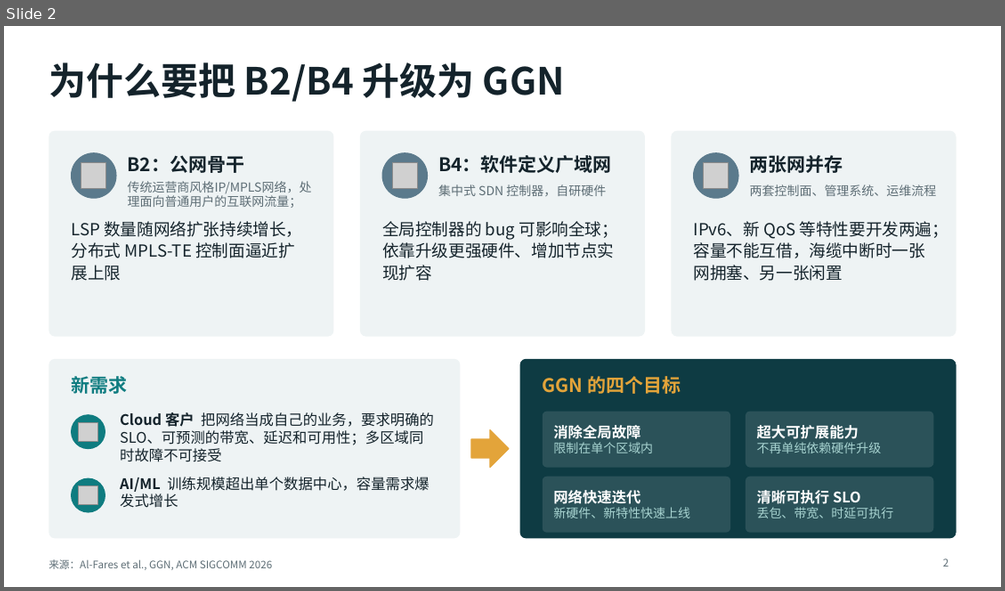
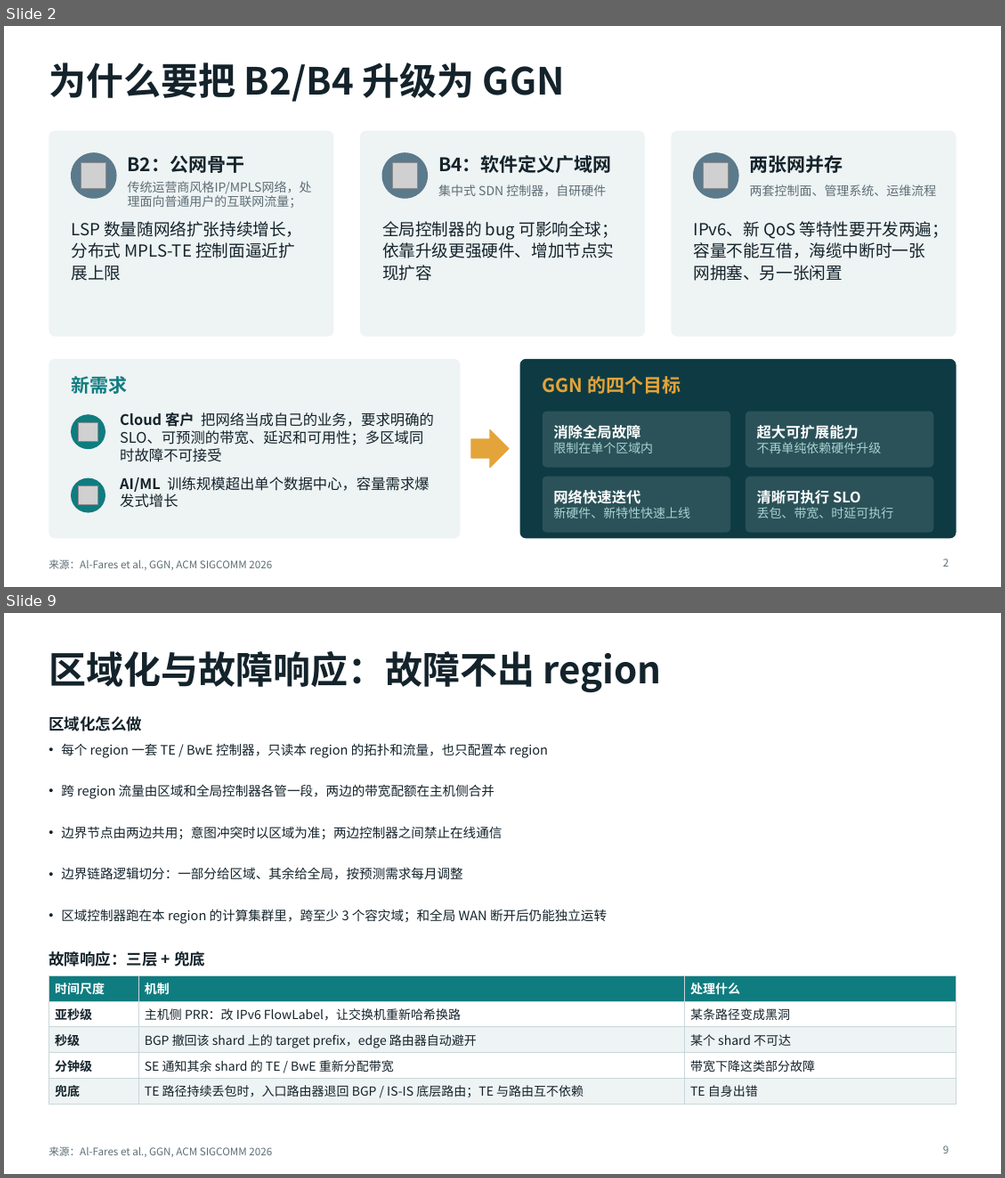
Before and after one commit to LuisXinYe/Transfer-Repo, a slide deck: GGN_解读.pptx. Shown one above the other, each under a label of ours: slide 2 before the commit, slides 2 and 9 after it; the slides between them are not shown. The pictures are 1005x591 and 1005x1178 pixels, drawn with LibreOffice and Linux fonts; fonts in the diff are those of the drawing; grey boxes stand for pictures. Boxes give left, top, right and bottom in pixels: in the first picture for what was removed or moved away, otherwise in the second. Text is boxed around its words. In the diff, an @@ line names an element or a change of style, - is before the commit and + after.

```diff
--- a/GGN_解读.pptx
+++ b/GGN_解读.pptx
@@ slide 9 added at [4,613,1001,1174], background #FFFFFF; not listed: 1 template element that a slide beside it also shows @@
@@ title added at [48,651,662,693], 36 pt, text #14232B, bold @@
+区域化与故障响应：故障不出 region
@@ text added at [48,716,142,731], 15 pt, text #14232B, bold @@
+区域化怎么做
@@ text added at [61,743,607,924], 12.5 pt, text #14232B @@
+• 每个 region 一套 TE / BwE 控制器，只读本 region 的拓扑和流量，也只配置本 region
+• 跨 region 流量由区域和全局控制器各管一段，两边的带宽配额在主机侧合并
+• 边界节点由两边共用；意图冲突时以区域为准；两边控制器之间禁止在线通信
+• 边界链路逻辑切分：一部分给区域、其余给全局，按预测需求每月调整
+• 区域控制器跑在本 region 的计算集群里，跨至少 3 个容灾域；和全局 WAN 断开后仍能独立运转
@@ text added at [48,951,205,966], 15 pt, text #14232B, bold @@
+故障响应：三层 + 兜底
@@ table added at [48,976,956,1101], 5 rows, 3 columns @@
+时间尺度 | 机制 | 处理什么
+亚秒级 | 主机侧 PRR：改 IPv6 FlowLabel，让交换机重新哈希换路 | 某条路径变成黑洞
+秒级 | BGP 撤回该 shard 上的 target prefix，edge 路由器自动避开 | 某个 shard 不可达
+分钟级 | SE 通知其余 shard 的 TE / BwE 重新分配带宽 | 带宽下降这类部分故障
+兜底 | TE 路径持续丢包时，入口路由器退回 BGP / IS-IS 底层路由；TE 与路由互不依赖 | TE 自身出错
@@ page number added at [943,1145,948,1153], 10 pt, text #5E6E76 @@
+9
```
Also in this commit, not shown: 4 slides changed, 7 other slides added, 5 slides removed.
